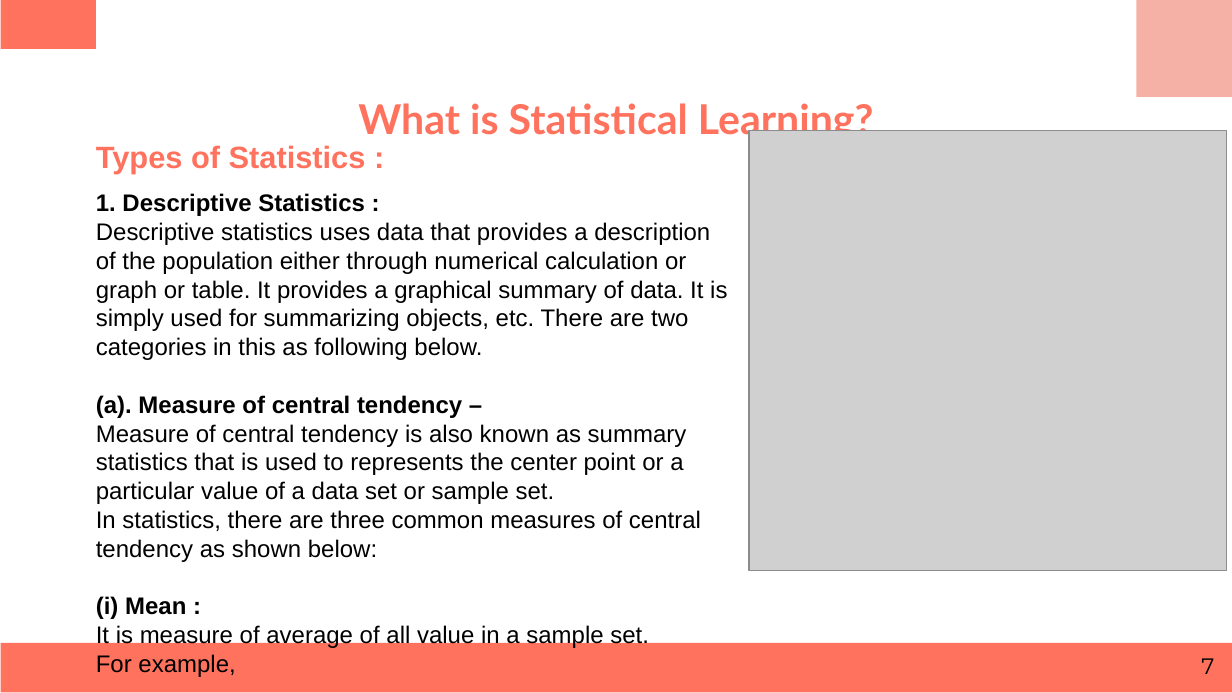
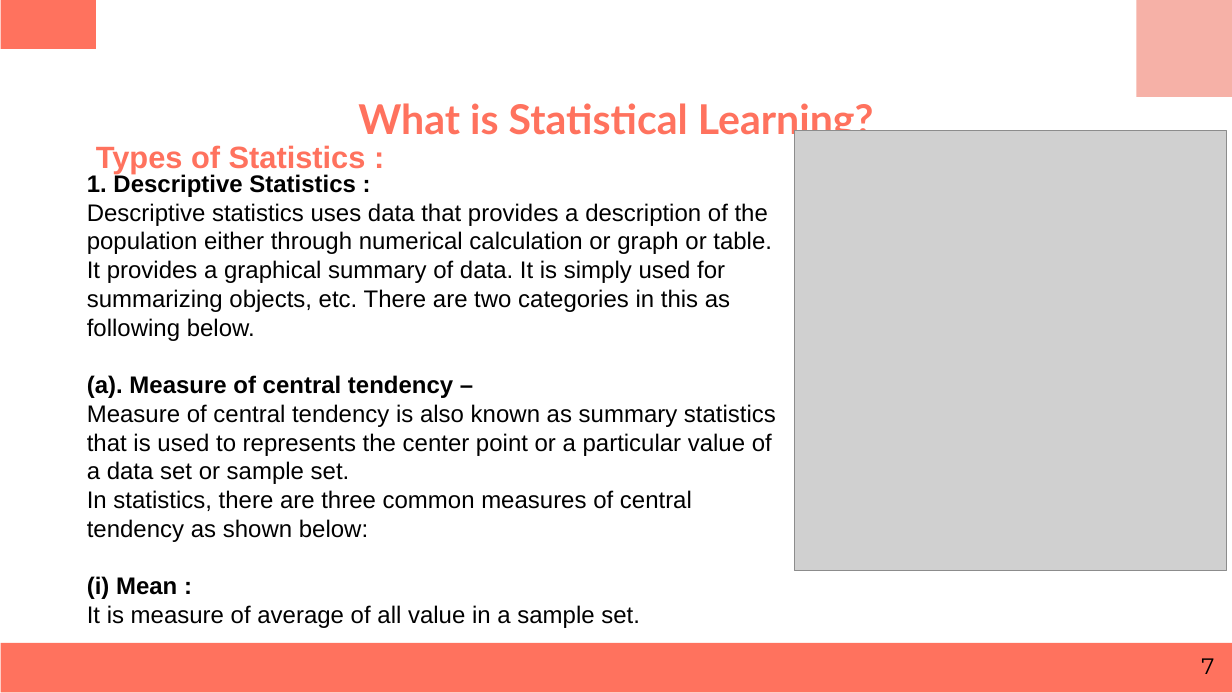
Before and after one commit to keonicsx/Code_Storage, a slide deck: slide 7 of ppt_m3/Business Statistics.pptx. Drawn at 1232x693 pixels with LibreOffice and Linux fonts; fonts in the diff are those of the drawing; grey boxes stand for pictures. Boxes give left, top, right and bottom in pixels: in the first picture for what was removed or moved away, otherwise in the second. Text is boxed around its words. In the diff, an @@ line names an element or a change of style, - is before the commit and + after.

```diff
--- a/ppt_m3/Business Statistics.pptx
+++ b/ppt_m3/Business Statistics.pptx
@@ picture: place and size @@
-picture at (749,131,1227,570)
+picture at (795,131,1227,570)
@@ text "1. Descriptive Statistics :": place and size @@
-text "1. Descriptive Statistics :" at (96,193,727,677)
+text "1. Descriptive Statistics :" at (87,173,776,628)
@@ text at (87,576,640,628): text changed @@
-(i) Mean :
-It is measure of average of all value in a sample set.
-For example,
+(i) Mean :
+It is measure of average of all value in a sample set.
```
Also in this commit, not shown: 44 other slides changed, 2 slides removed, 2 other files.
